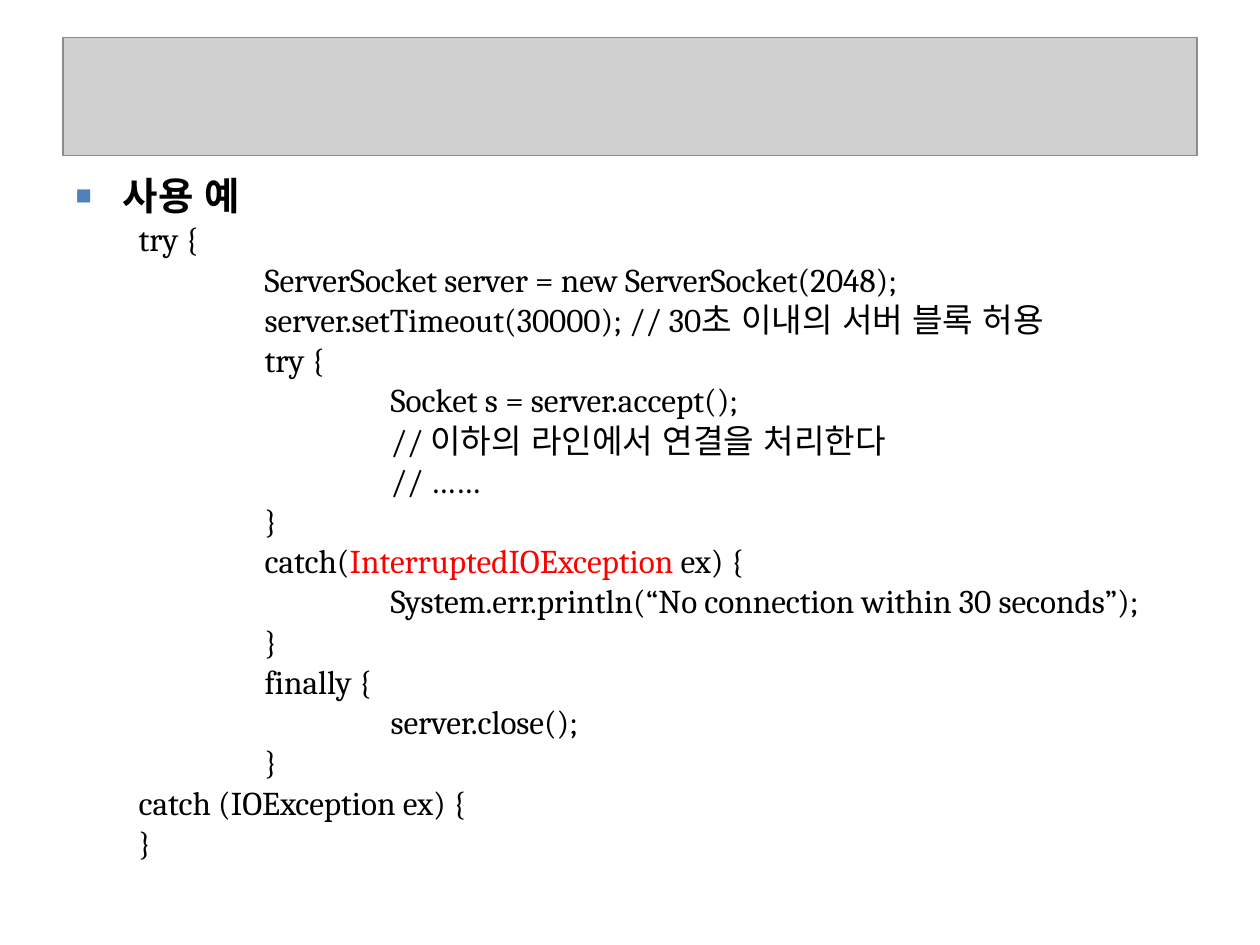
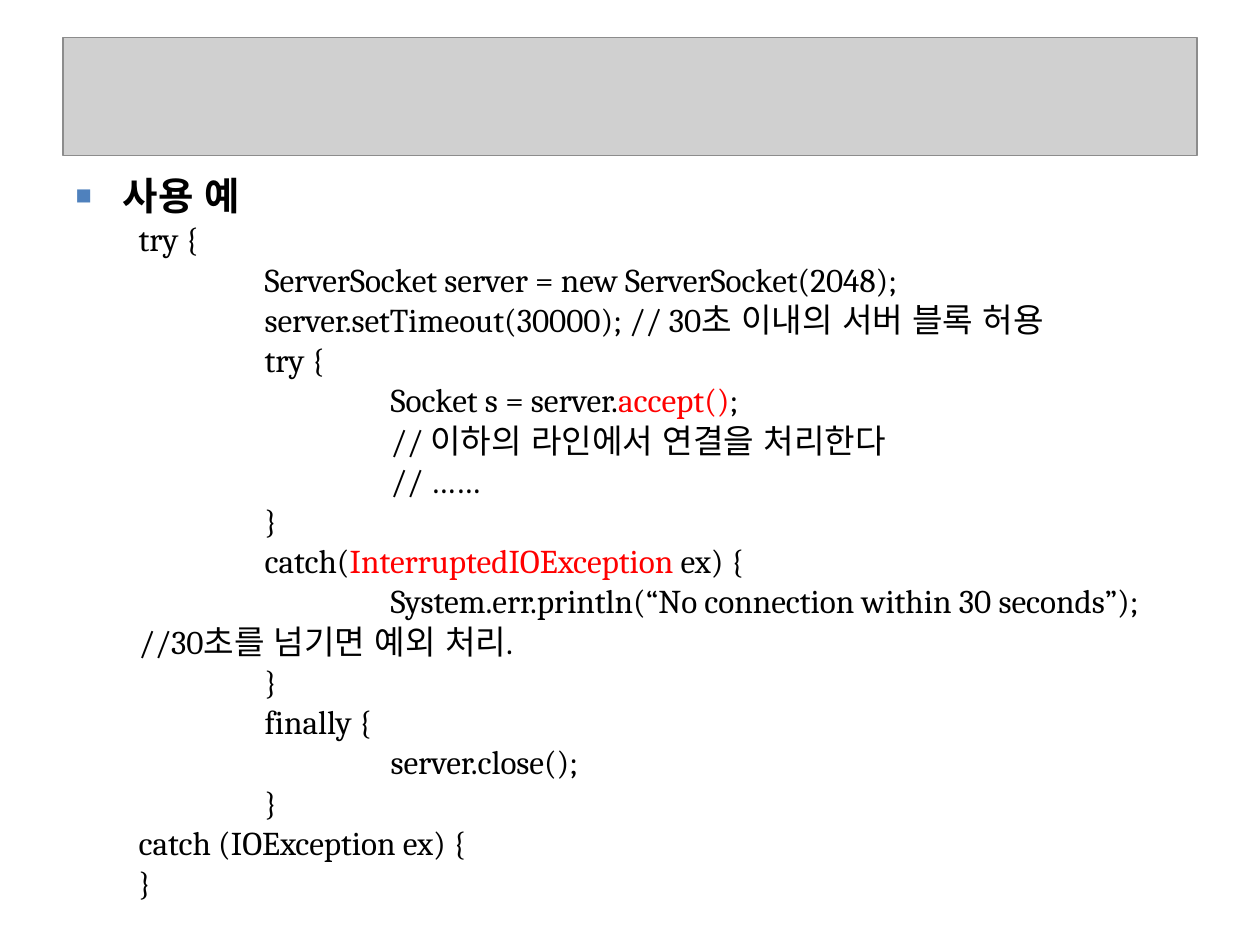
Before and after one commit to seleuchel/javaNetwork, a slide deck: slide 47 of ppt/321_chap09ServerSocket.ppt. Drawn at 1260x945 pixels with LibreOffice and Linux fonts; fonts in the diff are those of the drawing; grey boxes stand for pictures; background and template pictures are left out. Boxes give left, top, right and bottom in pixels: in the first picture for what was removed or moved away, otherwise in the second. Text is boxed around its words. In the diff, an @@ line names an element or a change of style, - is before the commit and + after.

```diff
--- a/ppt/321_chap09ServerSocket.ppt
+++ b/ppt/321_chap09ServerSocket.ppt
@@ text at (391,388,739,419): text colour #000000 to #FF0000 in "server.accept();" @@
@@ text at (139,620,513,659): paragraph added @@
+  //30초를 넘기면 예외 처리.
```
Also in this commit, not shown: 7 other slides changed, 7 other files.
